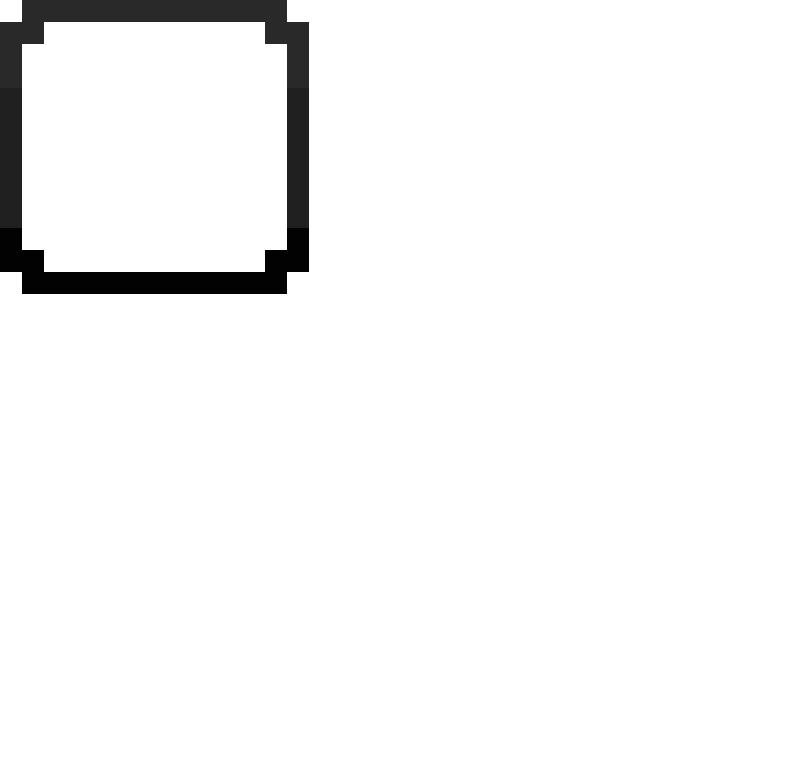
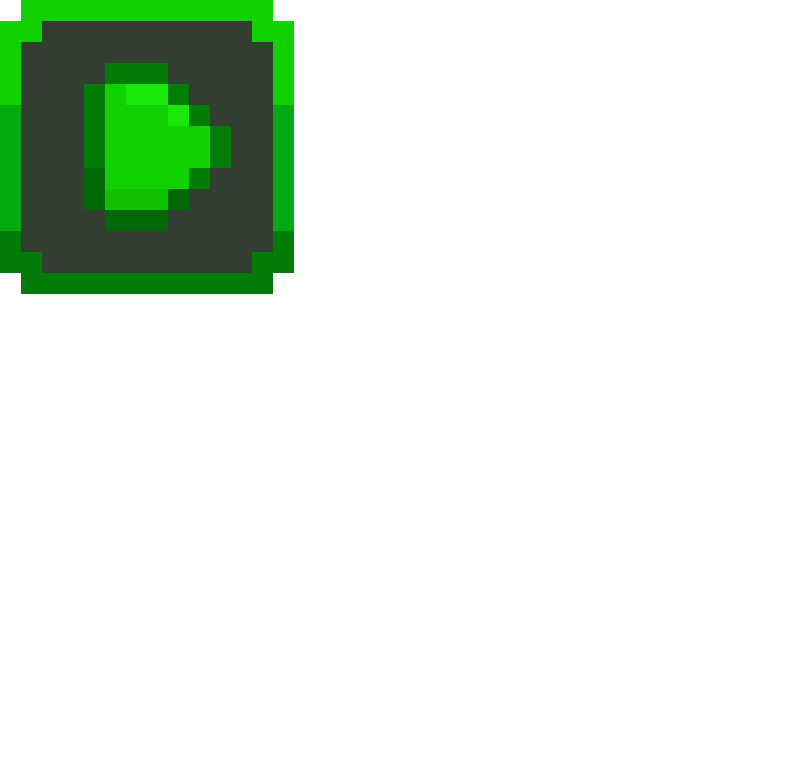
Layer changes from the first 800 x 773 image to the second:
added layer "play" above "lore" over [0, 0, 309, 294]
hid "Paint Layer 1" (1st of 3) over [0, 0, 309, 294]